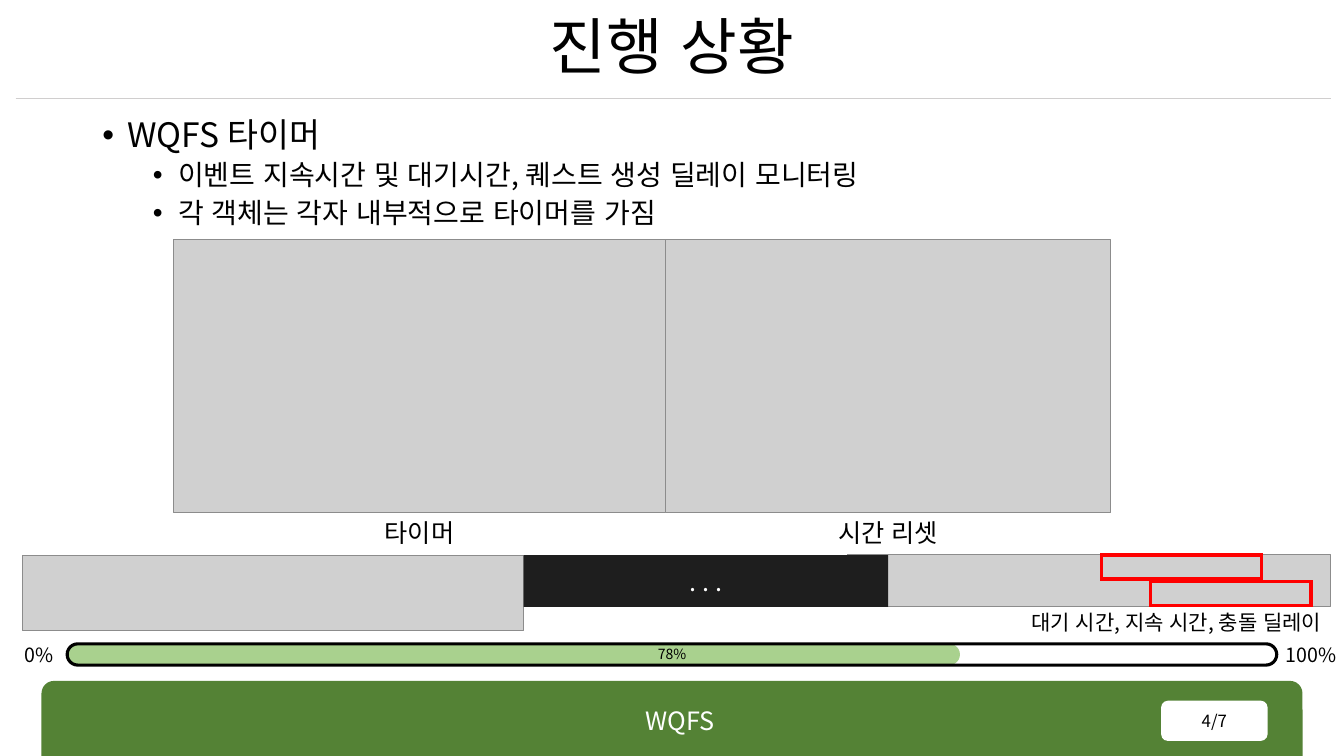
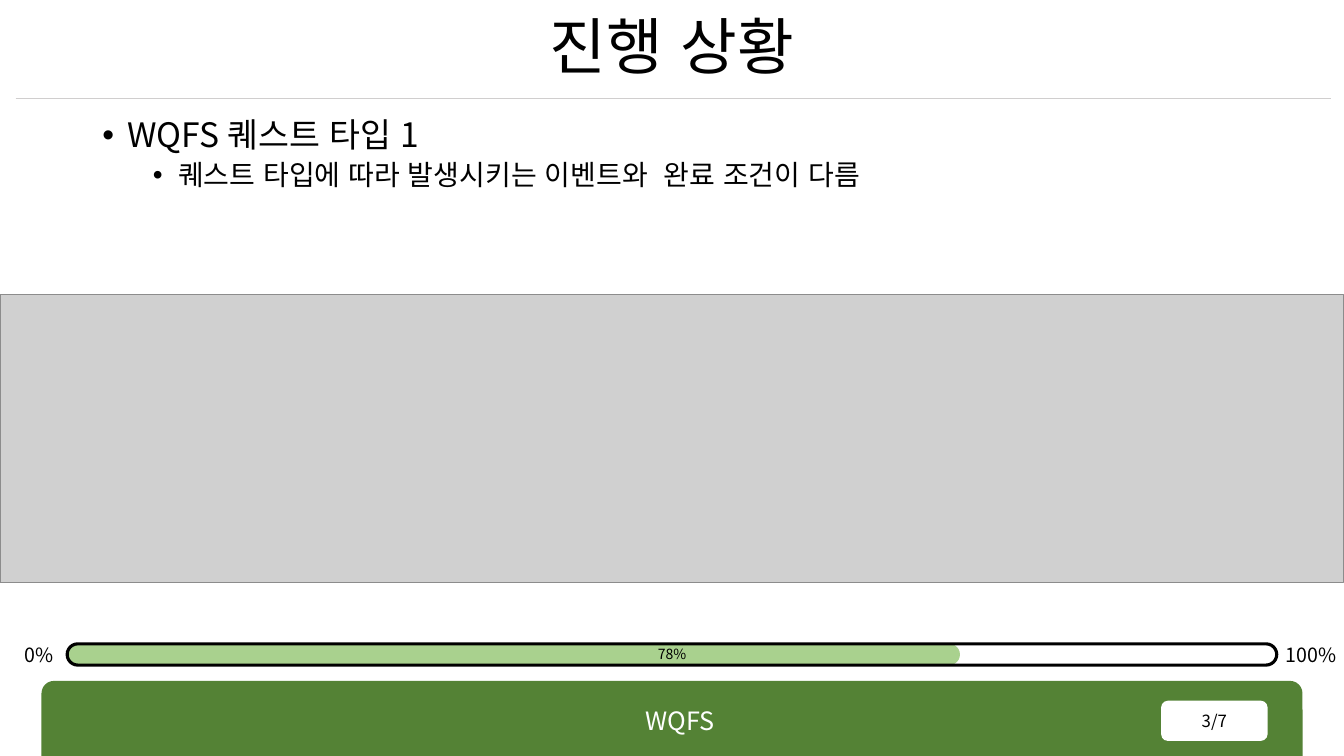
Before and after one commit to rennOobayashi/WQFS, a slide deck: slide 3 of WQFS.pptx (slide 4 before the commit). Drawn at 1344x756 pixels with LibreOffice and Linux fonts; fonts in the diff are those of the drawing; grey boxes stand for pictures. Boxes give left, top, right and bottom in pixels: in the first picture for what was removed or moved away, otherwise in the second. Text is boxed around its words. In the diff, an @@ line names an element or a change of style, - is before the commit and + after.

```diff
--- a/WQFS.pptx
+++ b/WQFS.pptx
@@ text at [128, 119, 860, 188]: text changed @@
-• WQFS 타이머
-  • 이벤트 지속시간 및 대기시간, 퀘스트 생성 딜레이 모니터링
-  • 각 객체는 각자 내부적으로 타이머를 가짐
+• WQFS 퀘스트 타입 1
+  • 퀘스트 타입에 따라 발생시키는 이벤트와 완료 조건이 다름
@@ picture removed at [173, 240, 665, 513] @@
@@ picture: place and size @@
-picture at [665, 240, 1111, 513]
+picture at [0, 294, 1344, 583]
@@ text removed at [385, 521, 455, 544] @@
-타이머
@@ text removed at [838, 521, 938, 544] @@
-시간 리셋
@@ picture removed at [22, 556, 524, 631] @@
@@ rectangle removed at [523, 556, 888, 607] @@
-. . .
@@ picture removed at [848, 556, 1331, 607] @@
@@ rectangle removed at [1102, 556, 1262, 580] @@
@@ rectangle removed at [1151, 582, 1312, 606] @@
@@ text removed at [1031, 612, 1321, 634] @@
-대기 시간, 지속 시간, 충돌 딜레이
@@ page number at [1202, 713, 1227, 730]: text changed @@
-4/7
+3/7
```
Also in this commit, not shown: 5 other slides changed, 1 slide removed, 33 other files.
